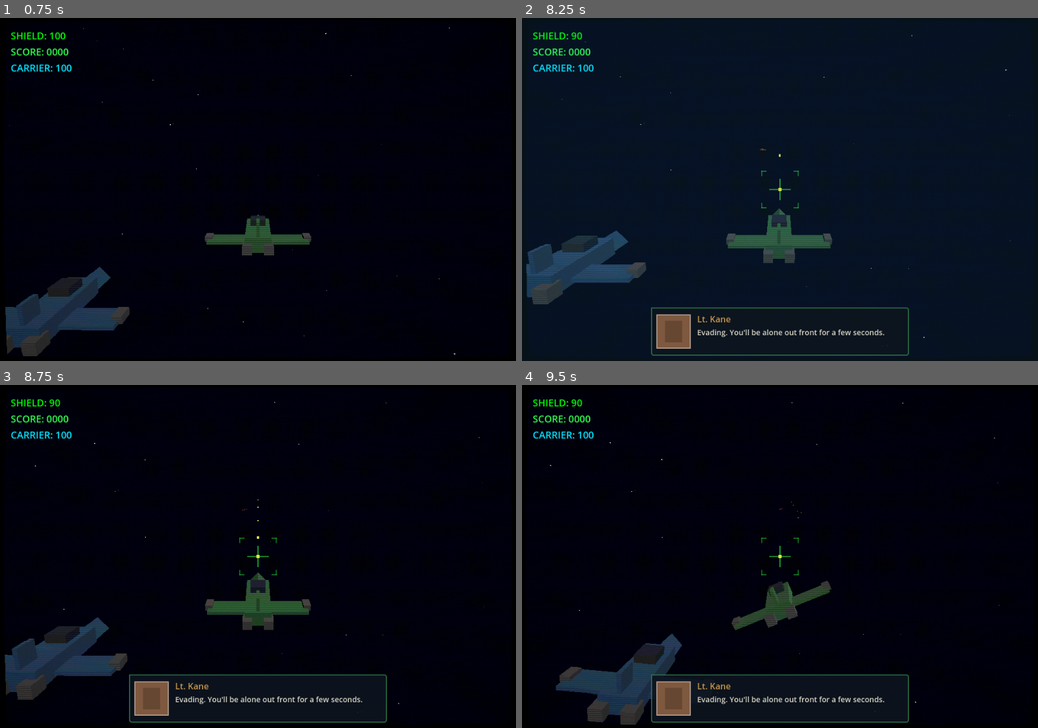
Above: before the commit, frames 1-4 (two rows, left to right).
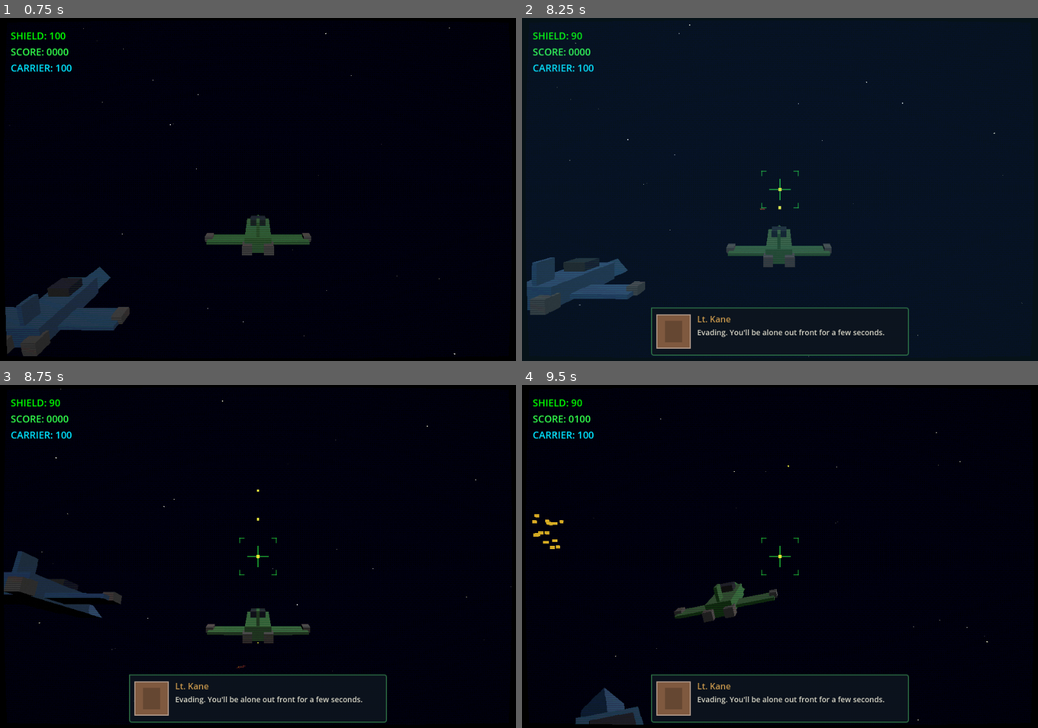
Above: after the commit, the same moments.

Repository: mitchins/salamander-wing-game
Game: Godot game, scene res://scenes/Main.tscn
Two runs of this game, one before a commit and one after it. Both use one fixed random seed, a clock stepped at 60 frames per second and the inputs below.
Inputs:
- Up to frame 1 (0.75 s): tap Enter at 0.5 s; hold D (move_right) from 0.53 s (still down); hold Space (fire) from 0.53 s (still down)
- Up to frame 2 (8.25 s): release D (move_right) at 1.28 s; release Space (fire) at 1.28 s; hold S (move_down) 1.28-2.03 s; tap Space (fire) at 1.35, 2, 3.05, 4.35, 6.05, 7.35 s; hold D (move_right) 2.03-2.78 s; hold Space (fire) 2.03-2.78 s; tap 1 at 2.1, 5.1, 8.1 s; tap Enter at 2.75, 6.5 s; hold W (move_up) 2.78-3.53 s; tap 2 at 2.85, 5.85 s; hold Space (fire) 3.53-4.28 s; hold A (move_left) 3.53-5.03 s; hold S (move_down) 5.03-5.78 s; hold Space (fire) 5.03-5.78 s; hold D (move_right) 5.78-6.53 s; hold W (move_up) 6.53-7.28 s; hold Space (fire) 6.53-7.28 s; hold D (move_right) 7.28-8.03 s; hold S (move_down) from 8.03 s (still down); hold Space (fire) from 8.03 s (still down)
- Up to frame 3 (8.75 s): keep holding S (move_down); keep holding Space (fire)
- Up to frame 4 (9.5 s): release S (move_down) at 8.78 s; release Space (fire) at 8.78 s; hold A (move_left) from 8.78 s (still down); tap 2 at 8.85 s; tap Space (fire) at 9.05 s

Frame 1 is identical in both runs. In frame 2, 4.0% of the frame differs, in the area x 0-97%, y 1-99%; in frame 3, 6.3%, in the area x 0-100%, y 1-94%; in frame 4, 4.8%.

Commit message:
feat: Enhance enemy and player interactions with improved bullet mechanics and AI behavior

Diff:
--- a/scripts/Bullet.gd
+++ b/scripts/Bullet.gd
@@ -2,11 +2,12 @@
 class_name Bullet
 
 ## Player bullet projectile
-## Travels forward and destroys enemies on contact
+## Travels along set direction and destroys enemies on contact
 
 @export var speed: float = 50.0
 @export var lifetime: float = 3.0
 
+var _direction: Vector3 = Vector3.FORWARD
 var _player_forward_speed: float = 0.0
 var _time_alive: float = 0.0
 
@@ -15,24 +16,31 @@
 	area_entered.connect(_on_area_entered)
 
 func _physics_process(delta: float) -> void:
-	# Move forward (negative Z is forward in Godot)
-	position.z -= (speed + _player_forward_speed) * delta
+	# Move along direction
+	global_position += _direction * (speed + _player_forward_speed) * delta
 
 	# Lifetime check
 	_time_alive += delta
 	if _time_alive >= lifetime:
 		queue_free()
 
+func set_direction(dir: Vector3) -> void:
+	_direction = dir.normalized()
+	# Rotate bullet to face movement direction
+	if _direction.length_squared() > 0.001:
+		look_at(global_position + _direction, Vector3.UP)
+
 func set_forward_speed(player_speed: float) -> void:
-	# Add player's forward speed so bullets always move faster than player
 	_player_forward_speed = player_speed
 
 func _on_body_entered(body: Node3D) -> void:
 	if body.is_in_group("enemy"):
-		body.take_damage()
+		if body.has_method("take_damage"):
+			body.take_damage()
 		queue_free()
 
 func _on_area_entered(area: Area3D) -> void:
 	if area.is_in_group("enemy"):
-		area.take_damage()
+		if area.has_method("take_damage"):
+			area.take_damage()
 		queue_free()
--- a/scripts/DogfightWaveController.gd
+++ b/scripts/DogfightWaveController.gd
@@ -11,8 +11,8 @@
 @export var enemy_scene: PackedScene
 @export var total_waves: int = 3
 @export var enemies_per_wave: int = 4
-@export var spawn_distance: float = 80.0
-@export var spawn_spread: float = 12.0
+@export var spawn_distance: float = 55.0  # Closer spawn for faster engagement
+@export var spawn_spread: float = 10.0
 
 var current_wave: int = 0
 var enemies_alive: int = 0
--- a/scripts/Enemy.gd
+++ b/scripts/Enemy.gd
@@ -1,19 +1,19 @@
 extends Area3D
 class_name Enemy
 
-## Enemy fighter ship with dogfighting AI
-## States: APPROACH → STRAFE → ATTACK → BREAKAWAY
-## Destroyed when hit by player bullets - escaped enemies damage the carrier
+## Enemy fighter with dogfight AI
+## States: APPROACH → ATTACK → BREAKAWAY → DEAD
+## Enemies make threatening passes in front of the player
 
 signal enemy_killed(enemy: Enemy, by_player: bool)
 signal enemy_escaped(enemy: Enemy)
 
-enum State { APPROACH, STRAFE, ATTACK, BREAKAWAY, DEAD }
+enum State { APPROACH, ATTACK, BREAKAWAY, DEAD }
 
 # Movement settings
-@export var base_speed: float = 12.0
-@export var strafe_speed: float = 8.0
-@export var breakaway_speed: float = 18.0
+@export var approach_speed: float = 30.0
+@export var attack_speed: float = 18.0
+@export var breakaway_speed: float = 35.0
 
 # Combat settings
 @export var score_value: int = 100
@@ -21,16 +21,15 @@
 @export var damage_if_escapes: int = 5
 @export var explosion_scene: PackedScene
 
-# Firing settings
-@export var fire_interval: float = 1.2
-@export var fire_spread: float = 0.12  # Radians
-@export var bullets_per_burst: int = 2
+# Attack settings
+@export var engagement_distance: float = 25.0  # Distance to enter ATTACK
+@export var attack_duration: float = 2.0  # Seconds in attack window
+@export var fire_interval: float = 0.7  # Faster firing during attack
+@export var fire_spread: float = 0.12  # Radians - tighter spread
 @export var bullet_scene: PackedScene
 
-# State transition distances
-@export var strafe_enter_distance: float = 35.0  # Start strafing when this close
-@export var attack_range: float = 50.0  # Max range to fire
-@export var escape_z_threshold: float = 20.0  # Z position behind player to escape
+# Breakaway settings
+@export var breakaway_distance: float = 20.0  # Distance behind player to escape
 
 # State machine
 var state: State = State.APPROACH
@@ -38,34 +37,33 @@
 var _fire_timer: float = 0.0
 
 # Movement state
-var _strafe_side: float = 1.0  # 1 = right, -1 = left
-var _strafe_switch_timer: float = 0.0
-var _wobble_offset: float = 0.0
+var _attack_offset: Vector3 = Vector3.ZERO  # Offset within player's cone during attack
+var _strafe_side: float = 1.0
 
 # References
 var _player: Node3D = null
 var _game_controller: Node = null
 var _is_dead: bool = false
-
-# Speed multiplier (set by spawner)
 var _speed_mult: float = 1.0
 
 func _ready() -> void:
 	add_to_group("enemy")
 
-	# Random offsets for variety
-	_wobble_offset = randf() * TAU
+	# Random variety
 	_strafe_side = [-1.0, 1.0].pick_random()
-	_fire_timer = randf_range(0.0, fire_interval * 0.5)  # Stagger first shots
-
-	# Connect collision signals
+	_fire_timer = randf_range(0.0, fire_interval * 0.3)
+
+	# Random attack offset within player's cone
+	_attack_offset = Vector3(
+		randf_range(-8, 8),
+		randf_range(-4, 4),
+		0
+	)
+
 	body_entered.connect(_on_body_entered)
-
-	# Find references
 	_player = get_tree().get_first_node_in_group("player")
 	_game_controller = get_tree().get_first_node_in_group("game_controller")
 
-	# Load bullet scene if not set
 	if bullet_scene == null:
 		bullet_scene = load("res://scenes/EnemyBullet.tscn")
 
@@ -86,156 +84,99 @@
 	match state:
 		State.APPROACH:
 			_update_approach(delta)
-		State.STRAFE:
-			_update_strafe(delta)
 		State.ATTACK:
 			_update_attack(delta)
 		State.BREAKAWAY:
 			_update_breakaway(delta)
 
-	# Visual rotation based on movement
 	_update_visual_rotation(delta)
 
-## STATE: APPROACH - Move toward player from spawn
 func _update_approach(delta: float) -> void:
-	var to_player = _player.global_position - global_position
-	var dist_z = abs(to_player.z)
-
-	# Move toward a point slightly ahead of the player
-	var target = _player.global_position + Vector3(0, 0, -10)
-	var dir = (target - global_position).normalized()
-
-	# Add slight wobble for visual interest
-	var wobble = sin(Time.get_ticks_msec() * 0.002 + _wobble_offset) * 2.0
-
-	global_position += dir * base_speed * _speed_mult * delta
-	global_position.x += wobble * delta
-
-	# Transition to STRAFE when close enough
-	if dist_z < strafe_enter_distance:
-		_change_state(State.STRAFE)
-
-## STATE: STRAFE - Circle/zig-zag around player
-func _update_strafe(delta: float) -> void:
-	_strafe_switch_timer -= delta
-	_fire_timer -= delta
-
-	# Occasionally switch strafe direction
-	if _strafe_switch_timer <= 0:
-		_strafe_side *= -1
-		_strafe_switch_timer = randf_range(1.0, 2.5)
-
-	# Target position offset from player
-	var time_factor = Time.get_ticks_msec() * 0.001
-	var target_offset = Vector3(
-		_strafe_side * 10.0,
-		sin(time_factor * 2.0 + _wobble_offset) * 3.0,
-		-15.0  # Stay ahead of player
-	)
-	var target = _player.global_position + target_offset
-
-	# Lerp toward target
-	global_position = global_position.lerp(target, strafe_speed * delta * 0.3)
-
-	# Match player's forward movement somewhat
-	global_position.z = lerp(global_position.z, _player.global_position.z - 20.0, delta * 2.0)
-
-	# Can fire during late strafe phase
-	if _state_timer > 1.0 and _fire_timer <= 0:
-		_try_fire()
-
-	# Transition to ATTACK after timer
-	if _state_timer > randf_range(2.0, 3.5):
+	# Move toward engagement position in front of player (negative Z direction)
+	var target = _player.global_position + Vector3(_attack_offset.x * 0.5, _attack_offset.y * 0.5, -engagement_distance)
+	var to_target = target - global_position
+	var dist = to_target.length()
+
+	if dist > 1.0:
+		var dir = to_target.normalized()
+		global_position += dir * approach_speed * _speed_mult * delta
+
+	# Check if close enough to engage (Z distance primarily)
+	var z_dist = abs(global_position.z - _player.global_position.z)
+	if z_dist < engagement_distance + 8.0:
 		_change_state(State.ATTACK)
 
-## STATE: ATTACK - Aggressive intercept and fire
 func _update_attack(delta: float) -> void:
 	_fire_timer -= delta
 
-	# Move on intercept course toward player
-	var intercept = _player.global_position + Vector3(0, 0, 5)  # Aim slightly behind
-	var dir = (intercept - global_position).normalized()
-
-	# Aggressive forward movement
-	global_position += dir * base_speed * _speed_mult * 1.3 * delta
-
-	# Fire at player
+	# Stay within player's forward cone during attack
+	# Target a position ahead of player (negative Z) but offset to sides
+	var target_z = _player.global_position.z - 12.0  # Stay ahead of player
+	var target = Vector3(
+		_player.global_position.x + _attack_offset.x,
+		_player.global_position.y + _attack_offset.y,
+		target_z
+	)
+
+	# Smooth movement toward target position
+	global_position = global_position.lerp(target, attack_speed * delta * 0.12)
+
+	# Keep pace with player's forward movement (player moves -Z)
+	global_position.z = lerp(global_position.z, target_z, 3.0 * delta)
+
+	# Slowly drift attack offset for variety
+	_attack_offset.x += _strafe_side * delta * 2.5
+	if abs(_attack_offset.x) > 8.0:
+		_strafe_side *= -1
+
+	# Fire at player during attack window
 	if _fire_timer <= 0:
-		_try_fire()
-
-	# Check if we've passed the player (time to break away)
+		_fire_at_player()
+		_fire_timer = fire_interval + randf_range(-0.15, 0.15)
+
+	# Transition to breakaway after attack duration
+	if _state_timer > attack_duration:
+		_change_state(State.BREAKAWAY)
+
+func _update_breakaway(delta: float) -> void:
+	# Accelerate past the player (positive Z = behind player who moves -Z)
+	var escape_dir = Vector3(
+		_strafe_side * 0.15,
+		0.03,
+		1.0  # Positive Z = moving away from where player is heading
+	).normalized()
+
+	global_position += escape_dir * breakaway_speed * _speed_mult * delta
+
+	# Check if escaped (enemy Z is greater than player Z by breakaway margin)
 	var relative_z = global_position.z - _player.global_position.z
-	if relative_z > 5.0 or _state_timer > randf_range(2.5, 4.0):
-		_change_state(State.BREAKAWAY)
-
-## STATE: BREAKAWAY - Escape past player, damage carrier
-func _update_breakaway(delta: float) -> void:
-	# Throttle up and fly past/behind player
-	var escape_dir = Vector3(
-		_strafe_side * 0.3,  # Slight lateral movement
-		0.1,
-		1.0  # Positive Z = away from combat
-	).normalized()
-
-	global_position += escape_dir * breakaway_speed * _speed_mult * delta
-
-	# Check if escaped far enough
-	if global_position.z > _player.global_position.z + escape_z_threshold:
+	if relative_z > breakaway_distance:
 		_on_escaped()
 
 func _change_state(new_state: State) -> void:
 	state = new_state
 	_state_timer = 0.0
 
-	# State entry logic
 	match new_state:
-		State.STRAFE:
-			_strafe_switch_timer = randf_range(0.5, 1.5)
 		State.ATTACK:
-			_fire_timer = randf_range(0.0, 0.3)  # Quick first shot
+			_fire_timer = randf_range(0.1, 0.4)  # Quick first shot
 		State.BREAKAWAY:
 			pass
 
-func _try_fire() -> void:
+func _fire_at_player() -> void:
 	if not _player or not bullet_scene:
-		return
-
-	var dist = global_position.distance_to(_player.global_position)
-	if dist > attack_range:
-		return
-
-	# Reset fire timer with some randomness
-	_fire_timer = fire_interval + randf_range(-0.3, 0.3)
-
-	# Fire bullet(s)
-	_fire_bullet()
-	if bullets_per_burst > 1:
-		# Schedule additional bullets in burst
-		get_tree().create_timer(0.08).timeout.connect(func():
-			if is_instance_valid(self) and not _is_dead:
-				_fire_bullet()
-		)
-
-	# Play enemy fire SFX
-	if has_node("/root/Audio"):
-		get_node("/root/Audio").play_sfx_varied("enemy_laser", 0.85, 0.95)
-
-func _fire_bullet() -> void:
-	if not is_instance_valid(_player) or not bullet_scene:
 		return
 
 	var bullet = bullet_scene.instantiate()
 	get_tree().current_scene.add_child(bullet)
 	bullet.global_position = global_position + Vector3(0, 0, 0.5)
 
-	# Calculate direction toward player with spread
+	# Direction toward player with spread
 	var base_dir = (_player.global_position - global_position).normalized()
 
-	# Apply random spread
+	# Apply spread
 	var spread_yaw = randf_range(-fire_spread, fire_spread)
 	var spread_pitch = randf_range(-fire_spread, fire_spread)
-
-	# Rotate direction by spread angles
 	var spread_basis = Basis()
 	spread_basis = spread_basis.rotated(Vector3.UP, spread_yaw)
 	spread_basis = spread_basis.rotated(Vector3.RIGHT, spread_pitch)
@@ -243,16 +184,18 @@
 
 	bullet.set_direction(final_dir)
 
+	if has_node("/root/Audio"):
+		get_node("/root/Audio").play_sfx_varied("enemy_laser", 0.85, 0.95)
+
 func _update_visual_rotation(delta: float) -> void:
-	# Face roughly toward movement/player
 	if _player:
 		var look_dir = _player.global_position - global_position
 		if look_dir.length_squared() > 0.1:
 			var target_y = atan2(look_dir.x, -look_dir.z)
-			rotation.y = lerp_angle(rotation.y, target_y, 3.0 * delta)
-
-	# Slight banking based on strafe
-	rotation.z = lerp(rotation.z, -_strafe_side * 0.3, 2.0 * delta)
+			rotation.y = lerp_angle(rotation.y, target_y, 4.0 * delta)
+
+	# Banking based on movement
+	rotation.z = lerp(rotation.z, -_strafe_side * 0.25, 3.0 * delta)
 
 func take_damage(amount: int = 1) -> void:
 	if _is_dead:
@@ -261,9 +204,8 @@
 	hit_points -= amount
 
 	if hit_points <= 0:
-		_die(true)  # Killed by player
+		_die(true)
 	else:
-		# Spawn hit spark for non-lethal hit
 		_spawn_hit_spark()
 
 func _spawn_hit_spark() -> void:
@@ -279,25 +221,19 @@
 	_is_dead = true
 	state = State.DEAD
 
-	# Spawn explosion
 	if explosion_scene:
 		var explosion = explosion_scene.instantiate()
 		get_tree().current_scene.add_child(explosion)
 		explosion.global_position = global_position
 
-	# Play explosion SFX
 	if has_node("/root/Audio"):
 		get_node("/root/Audio").play_sfx_varied("explosion_small", 0.9, 1.1)
 
-	# Add score if killed by player
 	if killed_by_player and _game_controller:
 		_game_controller.add_score(score_value)
 		_game_controller.on_enemy_killed(self)
 
-	# Emit signal
 	enemy_killed.emit(self, killed_by_player)
-
-	# Destroy self
 	queue_free()
 
 func _on_escaped() -> void:
@@ -306,28 +242,21 @@
 	_is_dead = true
 	state = State.DEAD
 
-	# Notify game controller of escape (damages carrier)
 	if _game_controller:
 		_game_controller.on_enemy_escaped(self)
 
-	# Emit signal
 	enemy_escaped.emit(self)
-
-	# Silently remove (no explosion - they got away)
 	queue_free()
 
 func _on_body_entered(body: Node3D) -> void:
 	if body is Player:
 		body.take_damage(15)
-		# Also destroy self on collision (not a "kill" - kamikaze)
 		_die(false)
 
 func set_speed_multiplier(mult: float) -> void:
 	_speed_mult = mult
 
-## Called by spawner to set initial approach behavior
 func set_spawn_offset(offset: Vector3) -> void:
-	# Adjust strafe side based on spawn position
 	if offset.x < 0:
 		_strafe_side = -1.0
 	else:
--- a/scripts/EnemyBullet.gd
+++ b/scripts/EnemyBullet.gd
@@ -4,9 +4,9 @@
 ## Enemy projectile - damages player and wingman when hit
 ## Slower than player bullets for dodge opportunity
 
-@export var speed: float = 35.0
+@export var speed: float = 28.0  # Slower to allow dodging
 @export var damage: int = 8
-@export var lifetime: float = 4.0
+@export var lifetime: float = 3.5
 
 var _direction: Vector3 = Vector3.FORWARD
 var _life_timer: float = 0.0
--- a/scripts/Player.gd
+++ b/scripts/Player.gd
@@ -2,28 +2,39 @@
 class_name Player
 
 ## Player ship for rail shooter
-## Moves in a bounded area while constantly moving forward
-
-# Movement settings - tweak these for feel
-@export var move_speed: float = 8.0
+## 4-DOF steering: yaw/pitch control with visual banking
+## Forward movement on rail, no lateral strafe
+
+# Steering settings - 4-DOF control
+@export var yaw_speed: float = 2.0  # Radians per second at full input
+@export var pitch_speed: float = 1.5
+@export var max_yaw: float = 0.785  # ~45 degrees
+@export var max_pitch: float = 0.524  # ~30 degrees
+@export var return_speed: float = 2.5  # How fast yaw/pitch return to center
+@export var bank_factor: float = 0.4  # Visual roll from yaw
+
+# Forward movement (rail)
 @export var forward_speed: float = 20.0
 
-# Movement bounds (player is clamped to this area)
-@export var bounds_x: float = 5.0
-@export var bounds_y: float = 3.0
+# Small screen-space offset derived from steering (parallax feel)
+@export var parallax_factor: float = 2.0
 
 # Firing settings
-@export var fire_rate: float = 0.15  # Seconds between shots
+@export var fire_rate: float = 0.15
 @export var bullet_scene: PackedScene
 
 # Input control - set by Main.gd based on game state
 var input_enabled: bool = true
+
+# Steering state
+var _yaw: float = 0.0
+var _pitch: float = 0.0
 
 # Camera shake
 var _shake_intensity: float = 0.0
 var _shake_duration: float = 0.0
 var _shake_timer: float = 0.0
-var _original_camera_transform: Transform3D
+var _original_camera_offset: Vector3 = Vector3.ZERO
 
 # Internal state
 var _fire_cooldown: float = 0.0
@@ -34,43 +45,35 @@
 @onready var camera: Camera3D = $Camera3D
 
 func _ready() -> void:
-	# Find game controller in parent hierarchy
+	add_to_group("player")
 	_game_controller = get_tree().get_first_node_in_group("game_controller")
-
-	# Store original camera transform for shake
 	if camera:
-		_original_camera_transform = camera.transform
+		_original_camera_offset = camera.position
 
 func _physics_process(delta: float) -> void:
 	if _game_controller and _game_controller.game_over:
 		return
 
-	# Get input only if enabled (COMBAT state)
+	# Get steering input
 	var input_dir := Vector2.ZERO
 	if input_enabled:
 		input_dir.x = Input.get_axis("move_left", "move_right")
 		input_dir.y = Input.get_axis("move_down", "move_up")
 
-	# Calculate velocity - always move forward, lateral only with input
-	velocity.x = input_dir.x * move_speed
-	velocity.y = input_dir.y * move_speed
-	velocity.z = forward_speed
-
-	# Move
+	# Update yaw and pitch based on input
+	_update_steering(input_dir, delta)
+
+	# Apply rotation to ship
+	_apply_rotation(delta)
+
+	# Forward movement only (rail) - always move along negative Z
+	velocity = Vector3(0, 0, -forward_speed)  # Move along -Z (into screen)
 	move_and_slide()
 
-	# Clamp position to bounds
-	position.x = clamp(position.x, -bounds_x, bounds_x)
-	position.y = clamp(position.y, -bounds_y, bounds_y)
-
-	# Slight ship tilt based on movement for visual feedback
-	if ship_mesh:
-		var target_rotation := Vector3.ZERO
-		target_rotation.z = -input_dir.x * 0.4  # Roll when moving left/right
-		target_rotation.x = -input_dir.y * 0.2  # Pitch when moving up/down
-		ship_mesh.rotation = ship_mesh.rotation.lerp(target_rotation, 10.0 * delta)
-
-	# Handle firing only if input enabled
+	# Small parallax offset based on steering
+	_apply_parallax_offset()
+
+	# Handle firing
 	_fire_cooldown -= delta
 	if input_enabled and Input.is_action_pressed("fire") and _fire_cooldown <= 0.0:
 		_fire()
@@ -79,6 +82,43 @@
 	# Update camera shake
 	_update_camera_shake(delta)
 
+func _update_steering(input_dir: Vector2, delta: float) -> void:
+	# Apply input to yaw/pitch
+	if abs(input_dir.x) > 0.1:
+		_yaw += input_dir.x * yaw_speed * delta
+		_yaw = clamp(_yaw, -max_yaw, max_yaw)
+	else:
+		# Return to center when no input
+		_yaw = lerp(_yaw, 0.0, return_speed * delta)
+
+	if abs(input_dir.y) > 0.1:
+		_pitch += input_dir.y * pitch_speed * delta
+		_pitch = clamp(_pitch, -max_pitch, max_pitch)
+	else:
+		_pitch = lerp(_pitch, 0.0, return_speed * delta)
+
+func _apply_rotation(delta: float) -> void:
+	# Apply yaw (turn left/right) and pitch (nose up/down)
+	rotation.y = _yaw
+	rotation.x = -_pitch  # Negative because up input = nose up = negative X rotation
+
+	# Visual banking based on yaw
+	var target_bank = -_yaw * bank_factor
+	if ship_mesh:
+		# Ship mesh gets additional visual tilt
+		ship_mesh.rotation.z = lerp(ship_mesh.rotation.z, target_bank, 8.0 * delta)
+		# Slight extra pitch tilt for responsiveness
+		ship_mesh.rotation.x = lerp(ship_mesh.rotation.x, _pitch * 0.3, 8.0 * delta)
+
+func _apply_parallax_offset() -> void:
+	# Small screen-space position offset for parallax feel
+	# Derived from rotation, not separate strafe
+	if ship_mesh:
+		var offset_x = sin(_yaw) * parallax_factor
+		var offset_y = sin(_pitch) * parallax_factor * 0.7
+		ship_mesh.position.x = offset_x
+		ship_mesh.position.y = offset_y
+
 func _fire() -> void:
 	if bullet_scene == null:
 		push_warning("Player: No bullet scene assigned!")
@@ -87,6 +127,10 @@
 	var bullet = bullet_scene.instantiate()
 	get_tree().current_scene.add_child(bullet)
 	bullet.global_position = bullet_spawn_point.global_position
+
+	# Fire along ship's current forward direction
+	var forward_dir = -global_transform.basis.z
+	bullet.set_direction(forward_dir)
 	bullet.set_forward_speed(forward_speed)
 
 	# Play laser SFX
@@ -97,17 +141,14 @@
 	if _game_controller:
 		_game_controller.player_hit(amount)
 
-	# Visual feedback - flash the ship and shake camera
 	if ship_mesh:
 		_flash_damage()
 
 	trigger_camera_shake(0.4, 0.2)
 
-	# Play shield hit SFX
 	if has_node("/root/Audio"):
 		get_node("/root/Audio").play_sfx("shield_hit")
 
-## Camera shake for damage/impact feedback
 func trigger_camera_shake(intensity: float, duration: float) -> void:
 	_shake_intensity = intensity
 	_shake_duration = duration
@@ -117,33 +158,50 @@
 	if not camera:
 		return
 
+	# Base camera position follows ship with slight offset based on steering
+	var base_offset = _original_camera_offset
+	base_offset.x += _yaw * 0.5  # Slight camera lag behind yaw
+	base_offset.y += _pitch * 0.3
+
+	# Mild camera roll for bank feel (max ~10 degrees)
+	var camera_roll = -_yaw * 0.15
+	camera.rotation.z = lerp(camera.rotation.z, camera_roll, 5.0 * delta)
+
 	if _shake_timer < _shake_duration:
 		_shake_timer += delta
 		var shake_progress = _shake_timer / _shake_duration
 		var current_intensity = _shake_intensity * (1.0 - shake_progress)
 
-		# Apply random offset
 		var offset = Vector3(
 			randf_range(-current_intensity, current_intensity),
 			randf_range(-current_intensity, current_intensity),
 			0
 		)
-		camera.transform = _original_camera_transform
-		camera.position += offset
+		camera.position = base_offset + offset
 	else:
-		# Reset to original
-		camera.transform = _original_camera_transform
+		camera.position = base_offset
 
 func _flash_damage() -> void:
-	# Quick red flash on damage
 	var tween = create_tween()
 	for child in ship_mesh.get_children():
 		if child is MeshInstance3D:
 			var mat = child.get_surface_override_material(0)
-			if mat == null:
+			if mat == null and child.mesh:
 				mat = child.mesh.surface_get_material(0)
 			if mat and mat is StandardMaterial3D:
 				var original_emission = mat.emission
 				mat.emission_enabled = true
 				mat.emission = Color.RED
 				tween.tween_callback(func(): mat.emission = original_emission).set_delay(0.1)
+
+## Get current forward direction for other systems
+func get_forward_direction() -> Vector3:
+	return -global_transform.basis.z
+
+## Get current yaw for systems that need it
+func get_current_yaw() -> float:
+	return _yaw
+
+## Get current pitch for systems that need it
+func get_current_pitch() -> float:
+	return _pitch
--- a/scripts/Wingman.gd
+++ b/scripts/Wingman.gd
@@ -53,11 +53,22 @@
 func _update_follow(delta: float) -> void:
 	if not _player:
 		return
-	var target_pos = _player.global_position + follow_offset
+
+	# Calculate offset that accounts for player's steering
+	var offset = follow_offset
+	if _player.has_method("get_current_yaw"):
+		# Bank with player's yaw
+		var player_yaw = _player.get_current_yaw()
+		offset.x = follow_offset.x + sin(player_yaw) * 1.5
+		rotation.y = lerp_angle(rotation.y, player_yaw * 0.5, 3.0 * delta)
+
+	var target_pos = _player.global_position + offset
 	global_position = global_position.lerp(target_pos, follow_speed * delta)
 	position.z = _player.position.z + follow_offset.z
+
+	# Visual banking
 	var offset_diff = target_pos.x - global_position.x
-	rotation.z = clamp(offset_diff * 0.1, -0.3, 0.3)
+	rotation.z = lerp(rotation.z, clamp(offset_diff * 0.15, -0.4, 0.4), 4.0 * delta)
 
 func _update_targeting() -> void:
 	_current_target = null
